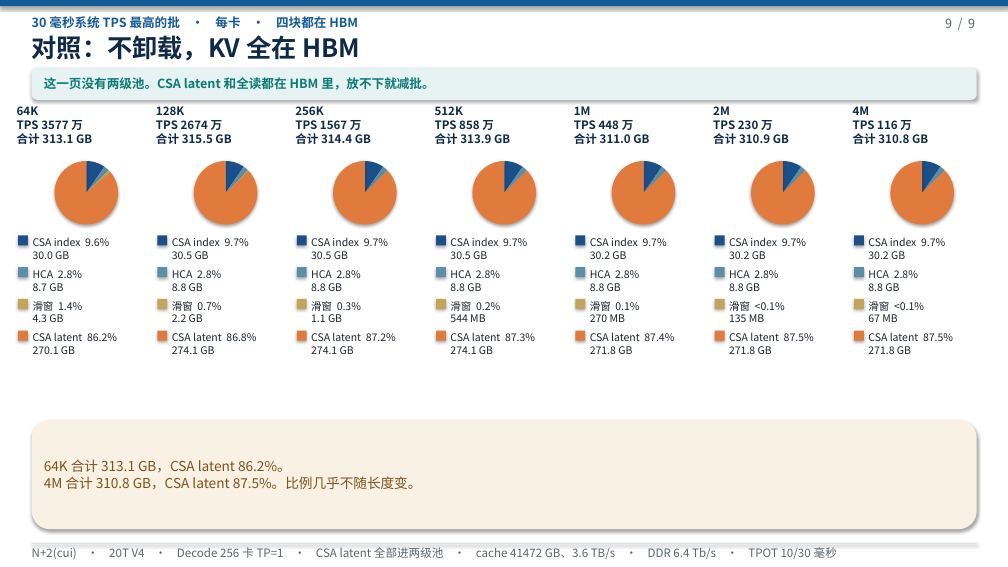
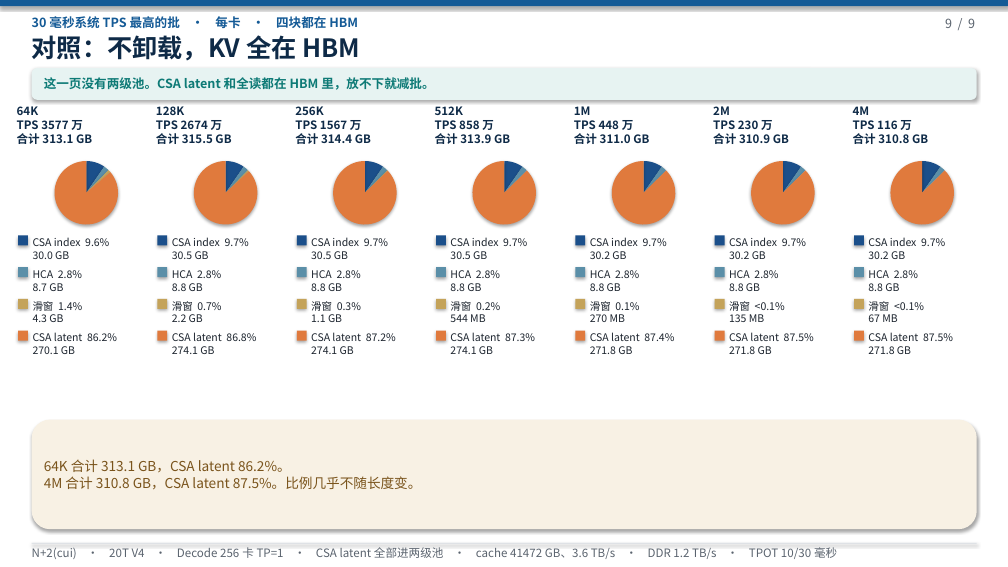
Before and after one commit to 69515164-rgb/UCL-MPComm, a slide deck: slide 9 of docs/N+2(cui)-20T-V4-两级池放CSA LATENT-590A.pptx. Drawn at 1008x567 pixels with LibreOffice and Linux fonts; fonts in the diff are those of the drawing. Boxes give left, top, right and bottom in pixels: in the first picture for what was removed or moved away, otherwise in the second. Text is boxed around its words. In the diff, an @@ line names an element or a change of style, - is before the commit and + after.

```diff
--- a/docs/N+2(cui)-20T-V4-两级池放CSA LATENT-590A.pptx
+++ b/docs/N+2(cui)-20T-V4-两级池放CSA LATENT-590A.pptx
@@ text at <box>32,547,837,559</box>: text changed @@
-N+2(cui) · 20T V4 · Decode 256 卡 TP=1 · CSA latent 全部进两级池 · cache 41472 GB、3.6 TB/s · DDR 6.4 Tb/s · TPOT 10/30 毫秒
+N+2(cui) · 20T V4 · Decode 256 卡 TP=1 · CSA latent 全部进两级池 · cache 41472 GB、3.6 TB/s · DDR 1.2 TB/s · TPOT 10/30 毫秒
```
Also in this commit, not shown: 8 other slides changed, 1 other file.
